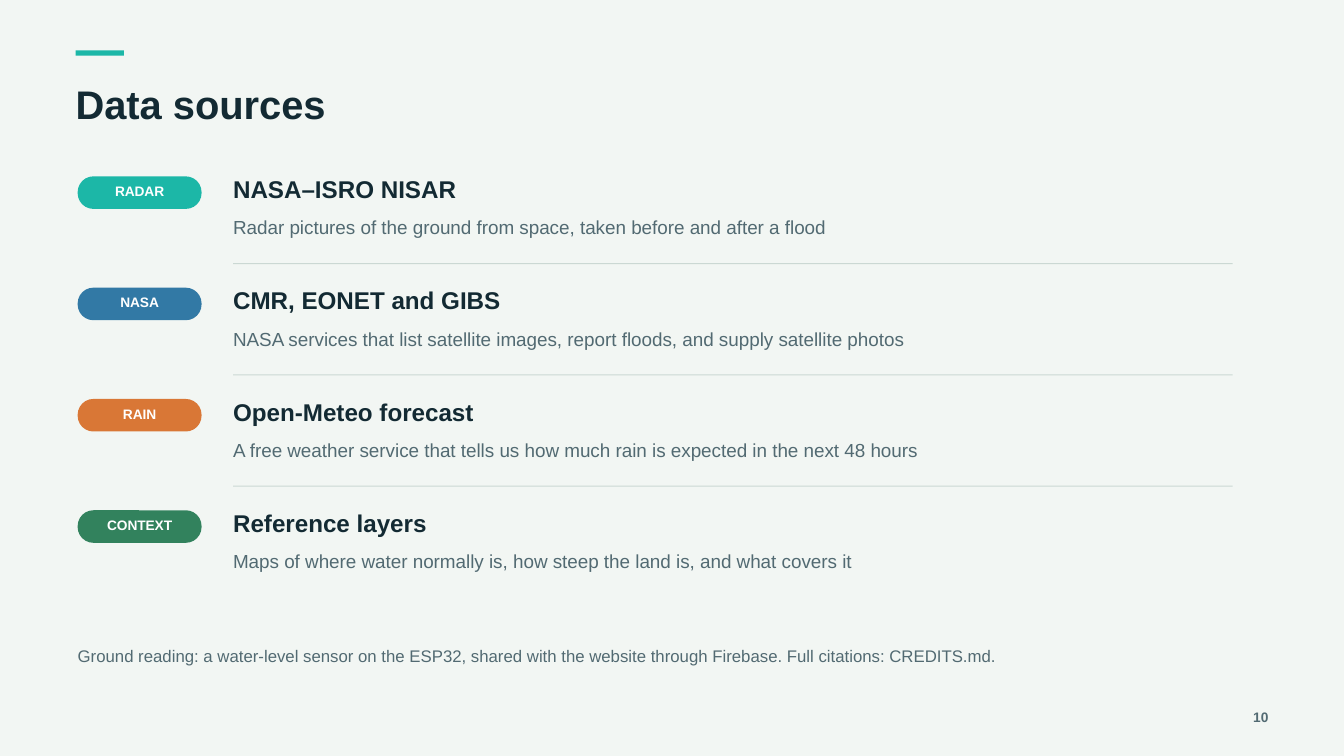
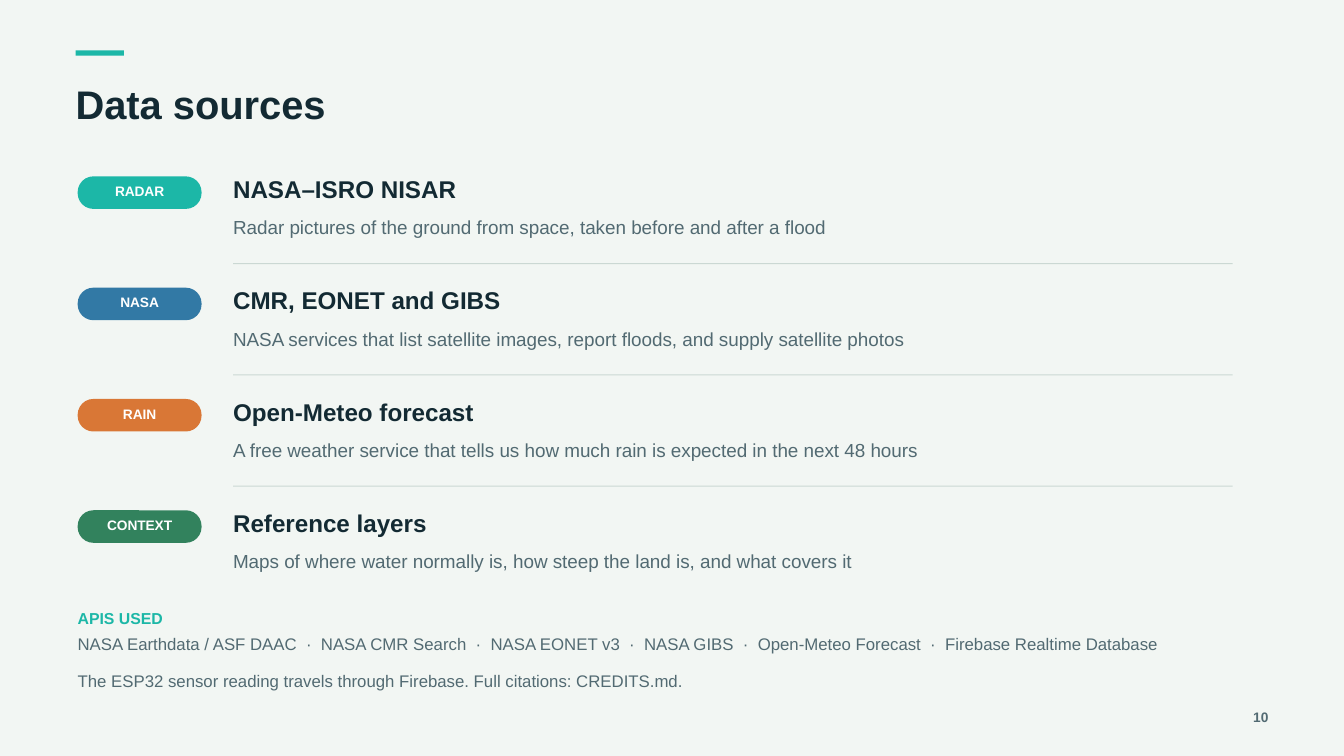
Before and after one commit to Virhamand/TerraWatch-Radar-Flood-Alerts, a slide deck: slide 10 of docs/TerraWatch_Project_Overview.pptx. Drawn at 1344x756 pixels with LibreOffice and Linux fonts; fonts in the diff are those of the drawing. Boxes give left, top, right and bottom in pixels: in the first picture for what was removed or moved away, otherwise in the second. Text is boxed around its words. In the diff, an @@ line names an element or a change of style, - is before the commit and + after.

```diff
--- a/docs/TerraWatch_Project_Overview.pptx
+++ b/docs/TerraWatch_Project_Overview.pptx
@@ text added at bbox=[78, 613, 163, 624], 11.2 pt, text #1CB7A7, bold @@
+APIS USED
@@ text added at bbox=[78, 638, 1158, 654], 12 pt, text #526A72 @@
+NASA Earthdata / ASF DAAC · NASA CMR Search · NASA EONET v3 · NASA GIBS · Open-Meteo Forecast · Firebase Realtime Database
@@ text at bbox=[78, 675, 682, 691]: text changed @@
-Ground reading: a water-level sensor on the ESP32, shared with the website through Firebase. Full citations: CREDITS.md.
+The ESP32 sensor reading travels through Firebase. Full citations: CREDITS.md.
```
